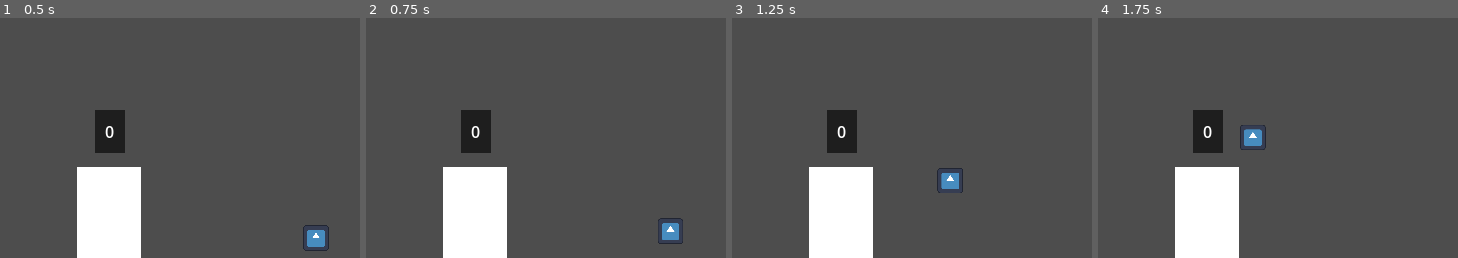
Above: before the commit, frames 1-4 (left to right).
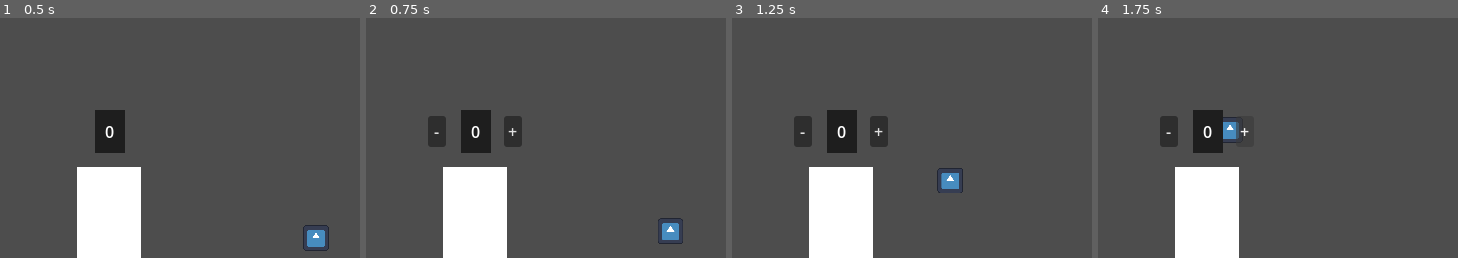
Above: after the commit, the same moments.

Repository: joaovictorchavesfig/Masks-Cult-GameJam-
Game: Godot game, scene res://MainCene.tscn
Two runs of this game, one before a commit and one after it. Both use one fixed random seed, a clock stepped at 60 frames per second and the inputs below. The engine's default icon, where the game draws it, is replaced by a stand-in: a white triangle on a blue panel in a dark square.
Inputs (mouse positions are % of the whole screen's width and height, from its top left):
- Up to frame 1 (0.5 s): no input
- Up to frame 2 (0.75 s): tap Enter at 0.5 s; move the mouse to (50, 23) at 0.52 s; click (50, 23) at 0.67 s
- Up to frame 3 (1.25 s): no input
- Up to frame 4 (1.75 s): click (55, 26) at 1.25 s, where only the run after the commit has a clickable "+"
The pictures show only the part of the screen within x 35-85%, y 2-52%; the shares and areas given below are measured in that part.

Frame 1 is identical in both runs. In frame 2, 1.2% of the frame differs, in the area x 17-44%, y 40-54%; in frame 3, 1.2%; in frame 4, 1.5%, in the area x 17-47%, y 40-55%.

Commit message:
arrumou o bug

Diff:
--- a/structures/altar.tscn
+++ b/structures/altar.tscn
@@ -13,49 +13,49 @@
 [sub_resource type="RectangleShape2D" id="RectangleShape2D_7lspr"]
 size = Vector2(64, 100)
 
-[node name="Altar" type="Node2D"]
+[node name="Altar" type="Node2D" unique_id=1810707829]
 
-[node name="UIMouseDetector" type="Area2D" parent="."]
+[node name="UIMouseDetector" type="Area2D" parent="." unique_id=383372658]
 script = ExtResource("1_ktwnd")
 
-[node name="CollisionShape2D" type="CollisionShape2D" parent="UIMouseDetector"]
+[node name="CollisionShape2D" type="CollisionShape2D" parent="UIMouseDetector" unique_id=1188947606]
 position = Vector2(1, -100.5)
 shape = SubResource("RectangleShape2D_qymx5")
 
-[node name="Area2D" type="Area2D" parent="."]
+[node name="Area2D" type="Area2D" parent="." unique_id=700856897]
 script = ExtResource("1_7lspr")
 
-[node name="MeshInstance2D" type="MeshInstance2D" parent="Area2D"]
+[node name="MeshInstance2D" type="MeshInstance2D" parent="Area2D" unique_id=616571431]
 mesh = SubResource("BoxMesh_uknca")
 
-[node name="CollisionShape2D" type="CollisionShape2D" parent="Area2D"]
+[node name="CollisionShape2D" type="CollisionShape2D" parent="Area2D" unique_id=401826804]
 shape = SubResource("RectangleShape2D_7lspr")
 
-[node name="Container" type="Node2D" parent="."]
+[node name="Node2D" type="Node2D" parent="." unique_id=62146445]
 visible = false
 
-[node name="PlusButton" type="Button" parent="Container"]
+[node name="PlusButton" type="Button" parent="Node2D" unique_id=1365040670]
 offset_left = 29.0
 offset_top = -101.0
 offset_right = 47.0
 offset_bottom = -70.0
 text = "+"
 
-[node name="MinusButton" type="Button" parent="Container"]
+[node name="MinusButton" type="Button" parent="Node2D" unique_id=1244050980]
 offset_left = -47.0
 offset_top = -101.0
 offset_right = -29.0
 offset_bottom = -70.0
 text = "-"
 
-[node name="PeopleNumber" type="PanelContainer" parent="."]
+[node name="PeopleNumber" type="PanelContainer" parent="." unique_id=1496927510]
 offset_left = -4.0
 offset_top = -97.0
 offset_right = 6.0
 offset_bottom = -74.0
 theme_override_styles/panel = ExtResource("2_xrss7")
 
-[node name="Label" type="Label" parent="PeopleNumber"]
+[node name="Label" type="Label" parent="PeopleNumber" unique_id=129246887]
 layout_mode = 2
 text = "0"
 
@@ -63,5 +63,5 @@
 [connection signal="mouse_exited" from="UIMouseDetector" to="UIMouseDetector" method="_on_mouse_exited"]
 [connection signal="body_entered" from="Area2D" to="Area2D" method="_on_body_entered"]
 [connection signal="body_exited" from="Area2D" to="Area2D" method="_on_body_exited"]
-[connection signal="pressed" from="Container/PlusButton" to="Area2D" method="_on_plus_button_pressed"]
-[connection signal="pressed" from="Container/MinusButton" to="Area2D" method="_on_minus_button_pressed"]
+[connection signal="pressed" from="Node2D/PlusButton" to="Area2D" method="_on_plus_button_pressed"]
+[connection signal="pressed" from="Node2D/MinusButton" to="Area2D" method="_on_minus_button_pressed"]
--- a/structures/ui_mouse_detector.gd
+++ b/structures/ui_mouse_detector.gd
@@ -5,7 +5,7 @@
 # ============================================================================
 # REFERÊNCIAS DE NÓS
 # ============================================================================
-@onready var ui_container: Control = $"../../CanvasLayer/PanelContainer/IdleLabel"
+@onready var ui_container: Node2D = $"../Node2D"
 
 
 # ============================================================================
Not shown: 1 places in structures/altar.tscn that only renumber resources
